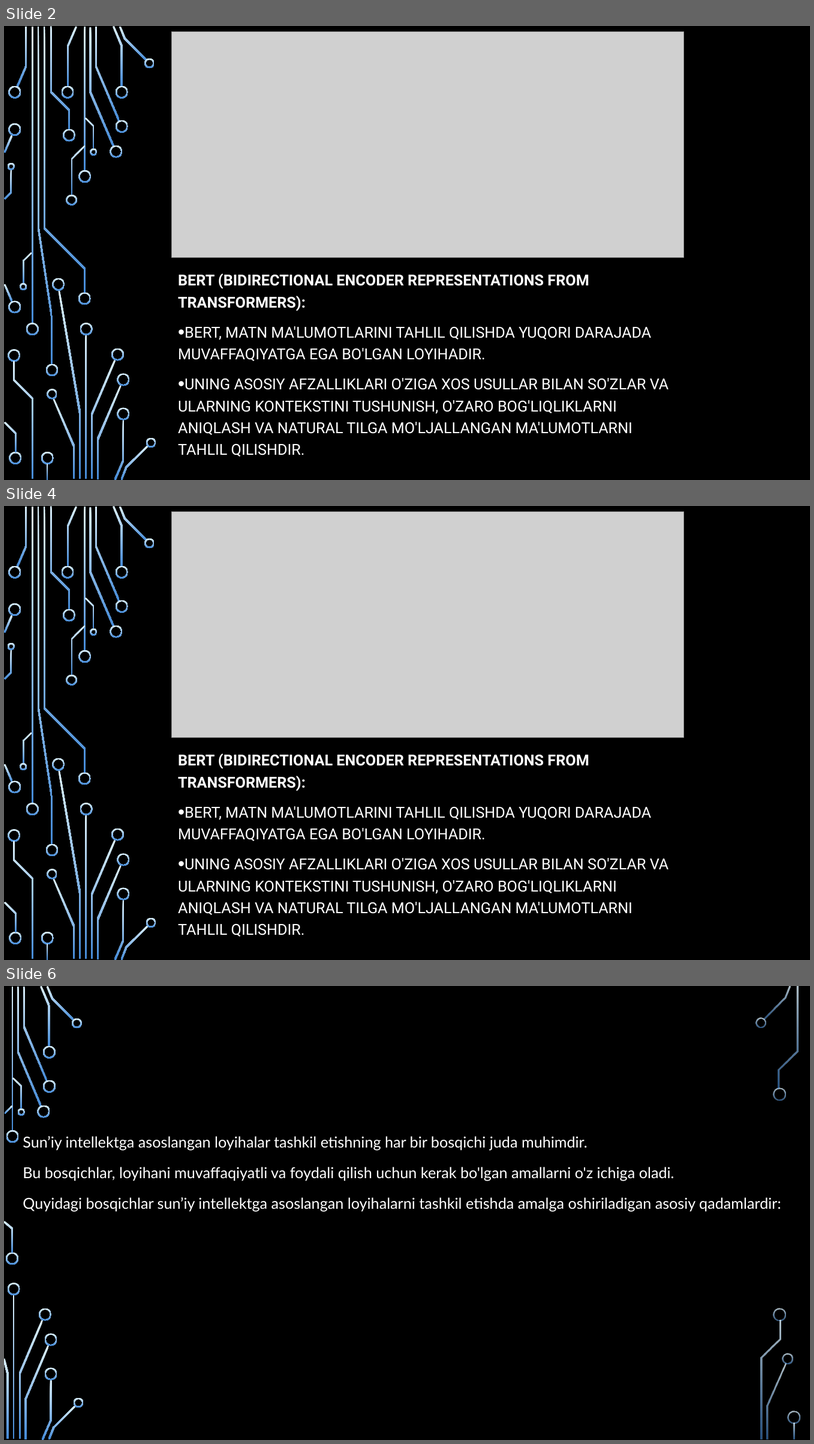
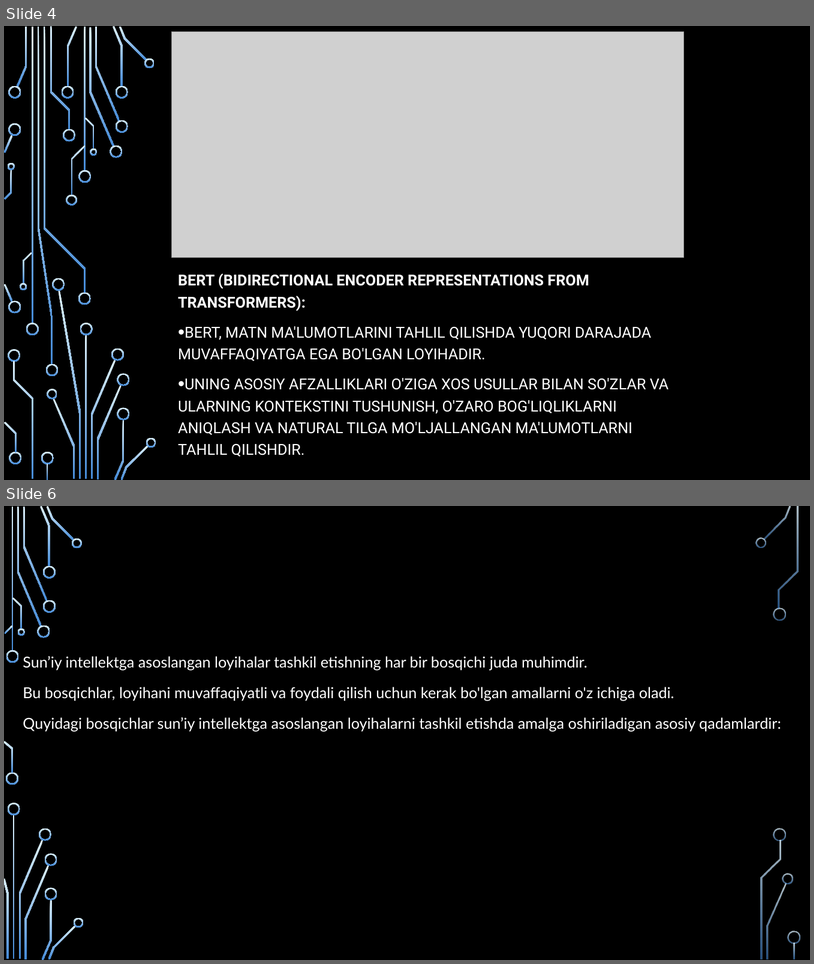
Before and after one commit to Baxtiyor-UZB/AI_proj, a slide deck: Presentation1.pptx. Shown one above the other, each under a label of ours: slides 2, 4 and 6 before the commit, slides 4 and 6 after it; the slides between them are not shown. The pictures are 814x1444 and 814x964 pixels, drawn with LibreOffice and Linux fonts; fonts in the diff are those of the drawing; grey boxes stand for pictures; background and template pictures are left out. Boxes give left, top, right and bottom in pixels: in the first picture for what was removed or moved away, otherwise in the second. Text is boxed around its words. In the diff, an @@ line names an element or a change of style, - is before the commit and + after.

```diff
--- a/Presentation1.pptx
+++ b/Presentation1.pptx
@@ slide 4 removed at bbox=[4, 506, 810, 960], background picture (left out); not listed: 54 template elements that a slide beside it also shows @@
@@ picture removed at bbox=[172, 512, 684, 738] @@
@@ subtitle removed at bbox=[178, 753, 669, 936] @@
-BERT (BIDIRECTIONAL ENCODER REPRESENTATIONS FROM TRANSFORMERS):
-• BERT, MATN MA'LUMOTLARINI TAHLIL QILISHDA YUQORI DARAJADA MUVAFFAQIYATGA EGA BO'LGAN LOYIHADIR.
-• UNING ASOSIY AFZALLIKLARI O'ZIGA XOS USULLAR BILAN SO'ZLAR VA ULARNING KONTEKSTINI TUSHUNISH, O'ZARO BOG'LIQLIKLARNI ANIQLASH VA NATURAL TILGA MO'LJALLANGAN MA'LUMOTLARNI TAHLIL QILISHDIR.
@@ what was slide 2 is now slide 4 @@
```
Also in this commit, not shown: 4 slides changed, 2 slides added, 1 other slide removed.
